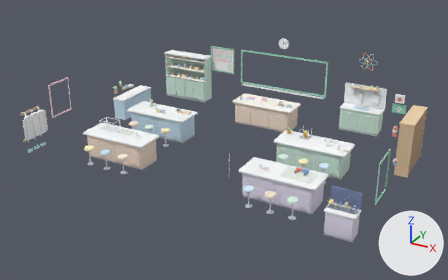
One commit to the glTF model assets/makmal_interior_props.glb: the scene before it, then after it.
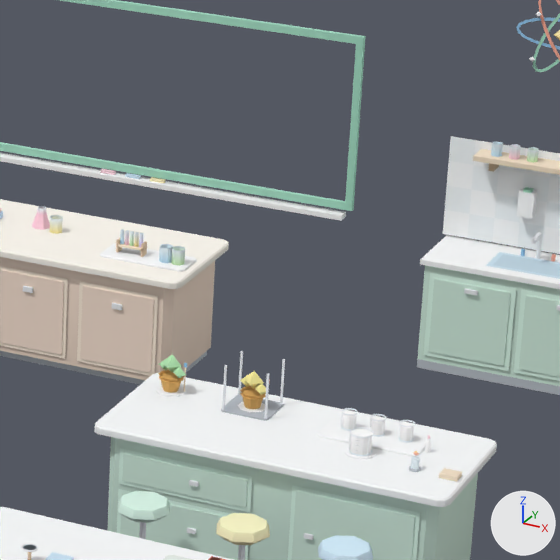
Old and new are each drawn whole from a camera (50 mm lens) standing at (9.43, -17.54, 9.22) and looking at (-0.19, -0.04, 0.47) and again close up on the part from 57% to 82% of the width and 20% to 60% of the height. Lighting does not change. The marker at lower right points along +X, +Y and +Z. The first two pictures are the older version. Vertices at exactly the same position are counted once.

The first close-up shows 'lalu_atom', 'lalu_bikar_warna', 'lalu_bingkai', 'lalu_rak_dinding', 'lalu_tumbuhan', 'lalu_ubin_sinki', 'meja_guru', 'meja_makmal_2', 'meja_makmal_4', 'sinki_makmal' and 10 more.
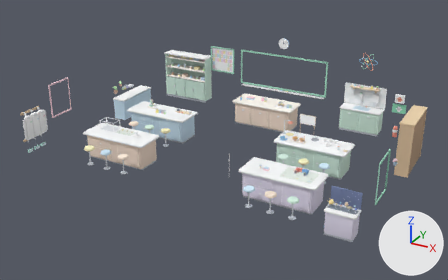
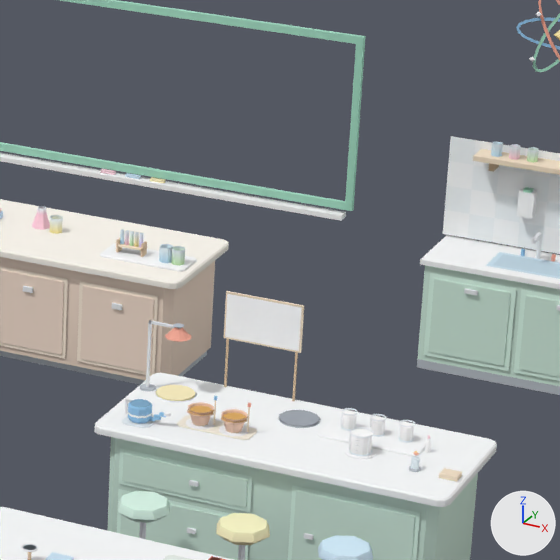
Changed parts and their boxes [x1, y1, x2, y2] in the close-ups (560 x 560 px; the box of a moved part takes in the faces that stretch with it):
'lalu_tumbuhan', reshaped (54% wider, 111% taller): before [156, 351, 285, 421]; after [122, 291, 321, 440]
'lalu_tumbuhan_pasu_b', added (beige): after [219, 402, 251, 437]
'lalu_tumbuhan_penyiram', added (blue): after [125, 398, 171, 424]
'lalu_tumbuhan_pasu_a', added (beige): after [186, 395, 217, 429]
part 1 of me_lalu_tumbuhan, moved or reshaped: before [238, 351, 243, 396]; after [224, 339, 229, 388]
part 2 of me_lalu_tumbuhan, moved or reshaped: before [280, 359, 285, 404]; after [292, 352, 298, 401]
part 3 of me_lalu_tumbuhan, added: after [224, 291, 304, 353]
part 4 of me_lalu_tumbuhan, rebuilt (38% wider, 31% taller): before [156, 385, 184, 397]; after [156, 385, 195, 401]
part 5 of me_lalu_tumbuhan, deleted: before [159, 354, 284, 421]
part 6 of me_lalu_tumbuhan, built on: before [158, 370, 184, 393]; after [122, 294, 321, 440]

Diff of the bpy script that builds the scene:
```diff
--- a/assets/makmal_interior_props.glb.py
+++ b/assets/makmal_interior_props.glb.py
@@ me_lalu_tumbuhan @@
 # used by ob_lalu_tumbuhan; location = (0.0, 0.0, 0.0)
-me_lalu_tumbuhan.from_pydata(...)  # 242 vertices, 322 faces; spans x 1.89..2.77, y 0.39..0.71, z 0.935..1.27
+me_lalu_tumbuhan.from_pydata(...)  # 284 vertices, 382 faces; spans x 1.785..3.092, y -0.12..0.812, z 0.935..1.635
+# me_lalu_tumbuhan part 1: the loose piece of 8 vertices spanning x 2.441..2.455, y 0.685..0.699, z 0.945..1.27 is scaled about its middle by (1, 1, 1.11), then moved by (-0.148, 0.108, 0.007)
+# me_lalu_tumbuhan part 2: the loose piece of 8 vertices spanning x 2.745..2.759, y 0.685..0.699, z 0.945..1.27 is scaled about its middle by (1, 1, 1.11), then moved by (0.048, 0.108, 0.007)
+# me_lalu_tumbuhan part 3: a new loose piece, a box spanning x 2.27..2.83, y 0.796..0.812, z 1.295..1.635, in mat_warna_bucu
+# me_lalu_tumbuhan part 4: the loose piece of 18 vertices spanning x 1.906..2.1, y 0.452..0.648, z 0.935..0.947 is rebuilt with 28 vertices and now spans x 1.915..2.185, y 0.388..0.652, z 0.935..0.949
+# me_lalu_tumbuhan part 5: 17 loose pieces with 181 vertices, spanning x 1.89..2.77, y 0.39..0.71, z 0.935..1.27, are deleted
+# me_lalu_tumbuhan part 6
+# 27 vertices are removed from x 1.915..2.09, y 0.461..0.639, z 0.935..1.06
+# 36 faces are deleted
+# 131 vertices are added at x 1.785..3.092, y -0.12..0.794, z 0.935..1.623
+# 44 new vertices lie (0.0, 0.0, 0.008) away from vertices in x 1.908..3.092, y -0.12..0.658, z 0.935
+# 14 new vertices lie (0.0, 0.0, 0.014) away from vertices in x 2.815..3.085, y 0.388..0.652, z 0.935
+# 10 new vertices lie (0.0, 0.0, 0.012) away from vertices in x 1.785..1.895, y 0.468..0.572, z 0.935
+# 7 new vertices lie (0.0, 0.018, 0.0) away from vertices in x 1.831..2.06, y 0.511, z 0.947..1.435
+# 262 new faces join them
+# other edits to the shape of me_lalu_tumbuhan do not show in these pictures
 me_lalu_tumbuhan.materials.append(mat_warna_bucu)
@@ me_lalu_tumbuhan_penyiram @@
+me_lalu_tumbuhan_penyiram.from_pydata(...)  # 134 vertices, 198 faces; spans x -0.107..0.226, y -0.079..0.079, z -0.048..0.082
+me_lalu_tumbuhan_penyiram.materials.append(mat_warna_bucu)
@@ me_lalu_tumbuhan_pasu_b @@
+me_lalu_tumbuhan_pasu_b.from_pydata(...)  # 106 vertices, 136 faces; spans x -0.1..0.11, y -0.095..0.095, z 0.0..0.23
+me_lalu_tumbuhan_pasu_b.materials.append(mat_warna_bucu)
@@ me_lalu_tumbuhan_pasu_a @@
+me_lalu_tumbuhan_pasu_a.from_pydata(...)  # 106 vertices, 136 faces; spans x -0.1..0.11, y -0.095..0.095, z 0.0..0.23
+me_lalu_tumbuhan_pasu_a.materials.append(mat_warna_bucu)
@@ ob_lalu_tumbuhan_penyiram @@
+ob_lalu_tumbuhan_penyiram = bpy.data.objects.new('lalu_tumbuhan_penyiram', me_lalu_tumbuhan_penyiram)
+ob_lalu_tumbuhan_penyiram.location = (2.02, -0.02, 0.995)
@@ ob_lalu_tumbuhan_pasu_b @@
+ob_lalu_tumbuhan_pasu_b = bpy.data.objects.new('lalu_tumbuhan_pasu_b', me_lalu_tumbuhan_pasu_b)
+ob_lalu_tumbuhan_pasu_b.location = (2.64, 0.12, 0.935)
@@ ob_lalu_tumbuhan_pasu_a @@
+ob_lalu_tumbuhan_pasu_a = bpy.data.objects.new('lalu_tumbuhan_pasu_a', me_lalu_tumbuhan_pasu_a)
+ob_lalu_tumbuhan_pasu_a.location = (2.4, 0.12, 0.935)
```
